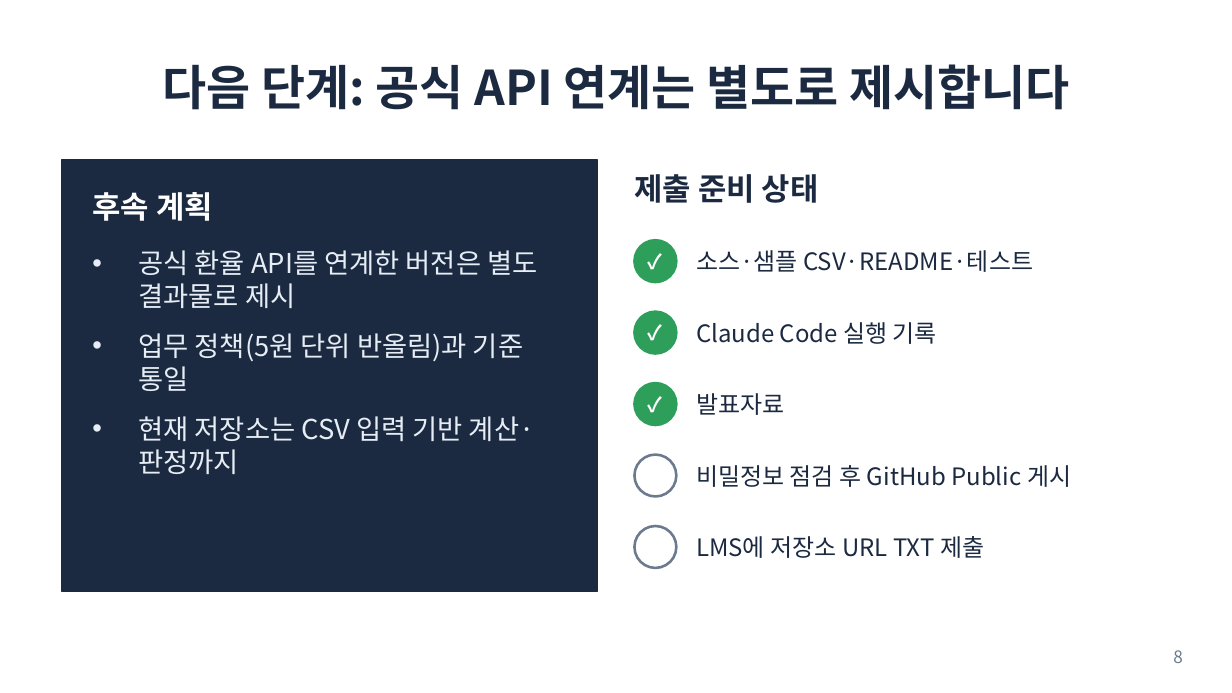
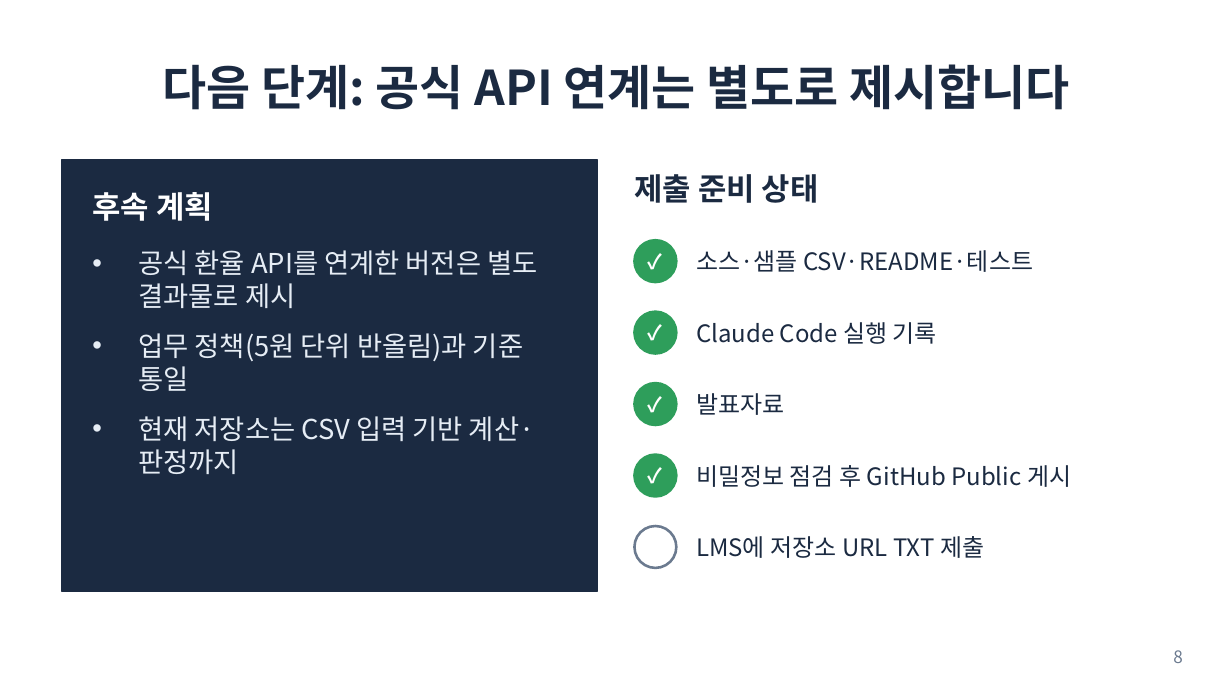
Before and after one commit to K-BluePort/KExRate_Risk, a slide deck: slide 8 of docs/presentation.pptx. Drawn at 1232x693 pixels with LibreOffice and Linux fonts; fonts in the diff are those of the drawing. Boxes give left, top, right and bottom in pixels: in the first picture for what was removed or moved away, otherwise in the second. Text is boxed around its words. In the diff, an @@ line names an element or a change of style, - is before the commit and + after.

```diff
--- a/docs/presentation.pptx
+++ b/docs/presentation.pptx
@@ ellipse at box(634, 455, 676, 496): fill #FFFFFF to #2E9E5B; outline #6B7A8F 1.5 pt to #2E9E5B 1.5 pt @@
@@ text added at box(634, 455, 676, 496), 12 pt, text #FFFFFF, bold @@
+✓
```
Also in this commit, not shown: 2 other files.
